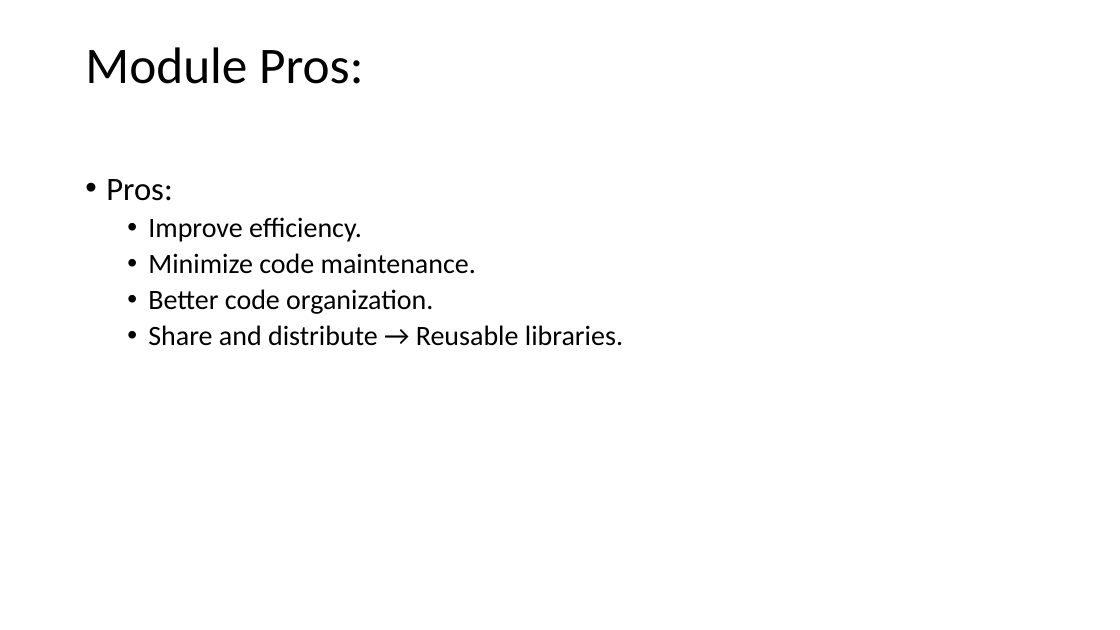
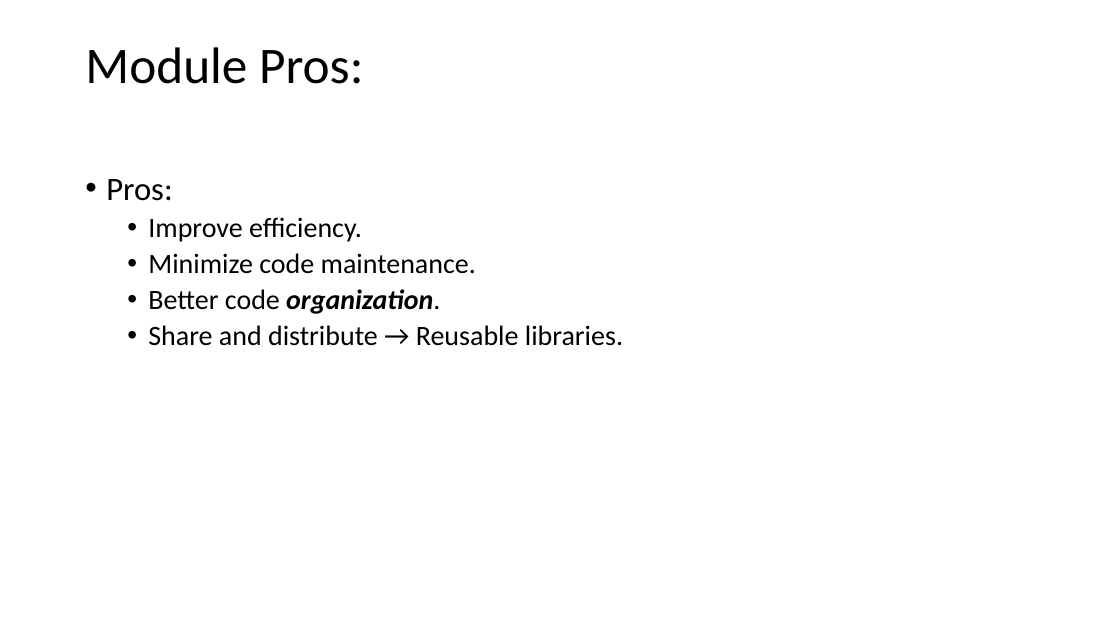
Before and after one commit to buildmotion/custom-angular-modules, a slide deck: slide 14 of presentation/custom-angular-modules.pptx (slide 13 before the commit). Drawn at 1120x630 pixels with LibreOffice and Linux fonts; fonts in the diff are those of the drawing. Boxes give left, top, right and bottom in pixels: in the first picture for what was removed or moved away, otherwise in the second. Text is boxed around its words. In the diff, an @@ line names an element or a change of style, - is before the commit and + after.

```diff
--- a/presentation/custom-angular-modules.pptx
+++ b/presentation/custom-angular-modules.pptx
@@ text at [148, 289, 440, 314]: bold on, italic on in "organization." @@
```
Also in this commit, not shown: 5 other slides changed, 1 slide added, 3 slides removed, 2 other files.
